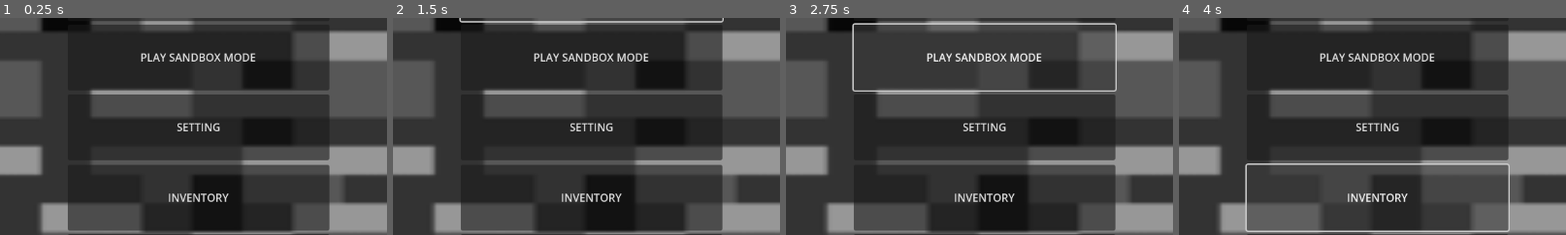
Above: before the commit, frames 1-4 (left to right).
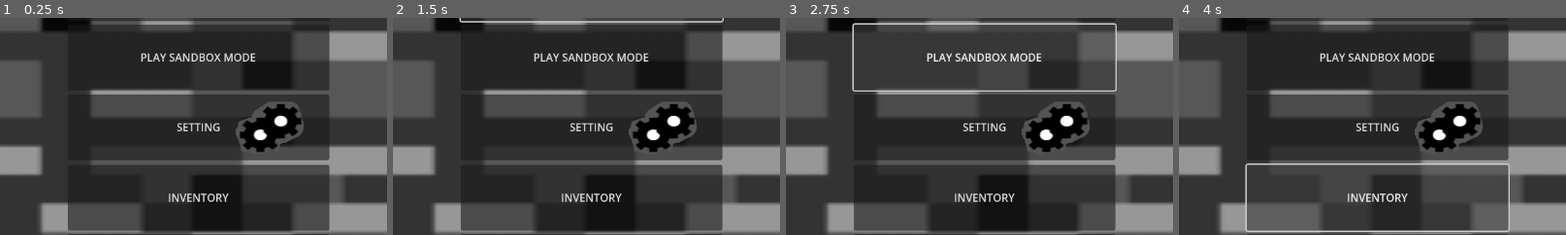
Above: after the commit, the same moments.

Repository: StudioXPEtudiant/25-26.M.S2.MiniGames
Game: Godot game, scene res://ui_setting.tscn
Same seed, same stepped clock (60 frames per second), same inputs: the game is played once before the commit and once after it.
Inputs:
- Up to frame 1 (0.25 s): no input
- Up to frame 2 (1.5 s): click "PLAY STORY MODE" at 0.5 s; click "PLAY STORY MODE" at 1.25 s
- Up to frame 3 (2.75 s): click "PLAY SANDBOX MODE" at 2 s
- Up to frame 4 (4 s): click "PLAY SANDBOX MODE" at 2.75 s; click "INVENTORY" at 3.5 s
The pictures show only the part of the screen within x 25-75%, y 17-67%; the shares and areas given below are measured in that part.

The runs differ from the first frame. In frame 1, 1.8% of the frame differs, in the area x 60-79%, y 38-62%; in frame 2, 1.8%; in frame 3, 1.8%; in frame 4, 1.8%.

Commit message:
menu englais, bouton settings modif

Diff:
--- a/ui_setting.tscn
+++ b/ui_setting.tscn
@@ -1,6 +1,7 @@
-[gd_scene load_steps=3 format=3 uid="uid://bk0dbhehdbnvh"]
+[gd_scene load_steps=4 format=3 uid="uid://bk0dbhehdbnvh"]
 
 [ext_resource type="Texture2D" uid="uid://cp4sdxnredeeg" path="res://Screenshot 2025-01-30 170010.png" id="1_nkq55"]
+[ext_resource type="Texture2D" uid="uid://b6dwyjqtcdwp1" path="res://Screenshot 2026-01-07 195014.png" id="2_s2owq"]
 
 [sub_resource type="CanvasTexture" id="CanvasTexture_k70ji"]
 
@@ -66,3 +67,7 @@
 offset_bottom = 528.0
 action_mode = 0
 text = "REWATCH"
+
+[node name="Screenshot2026-01-07195014" type="Sprite2D" parent="."]
+position = Vector2(690, 272)
+texture = ExtResource("2_s2owq")
Binary file added: Screenshot 2026-01-07 195014.png
Not shown, added: Screenshot 2026-01-07 195014.png.import
